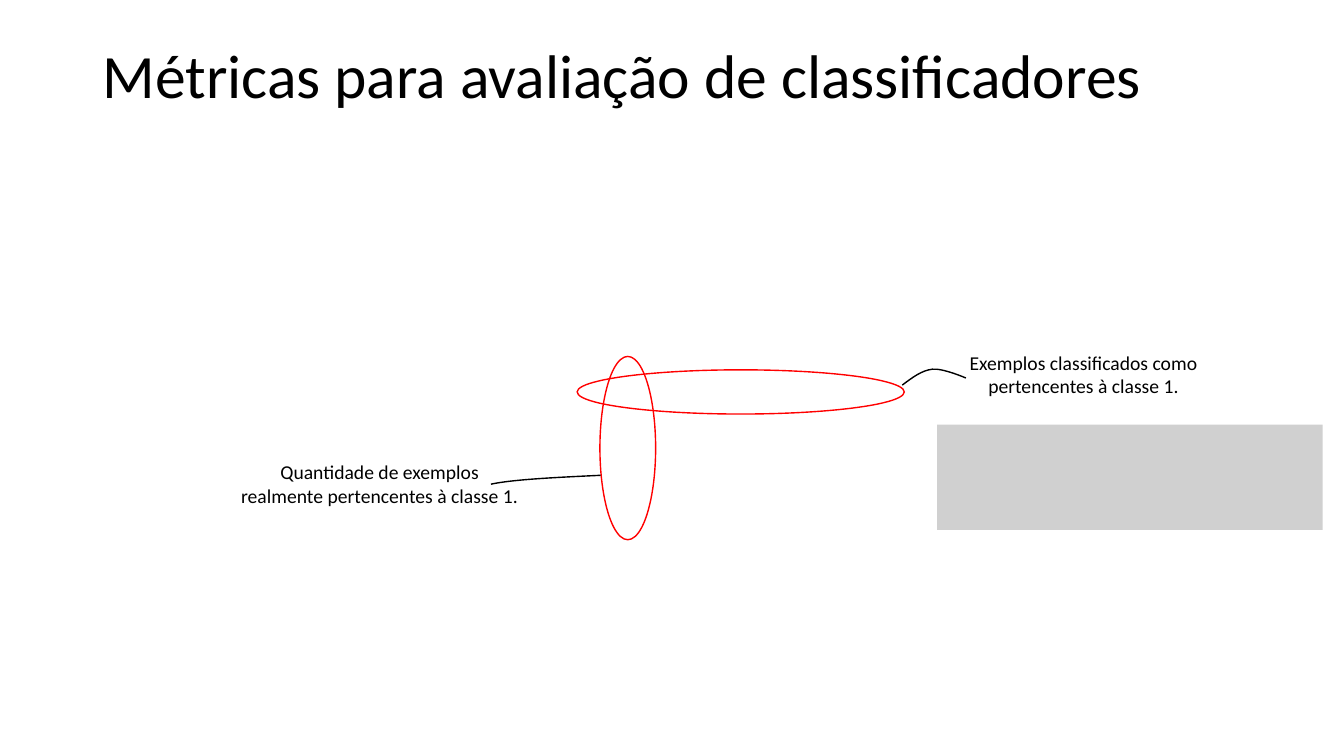
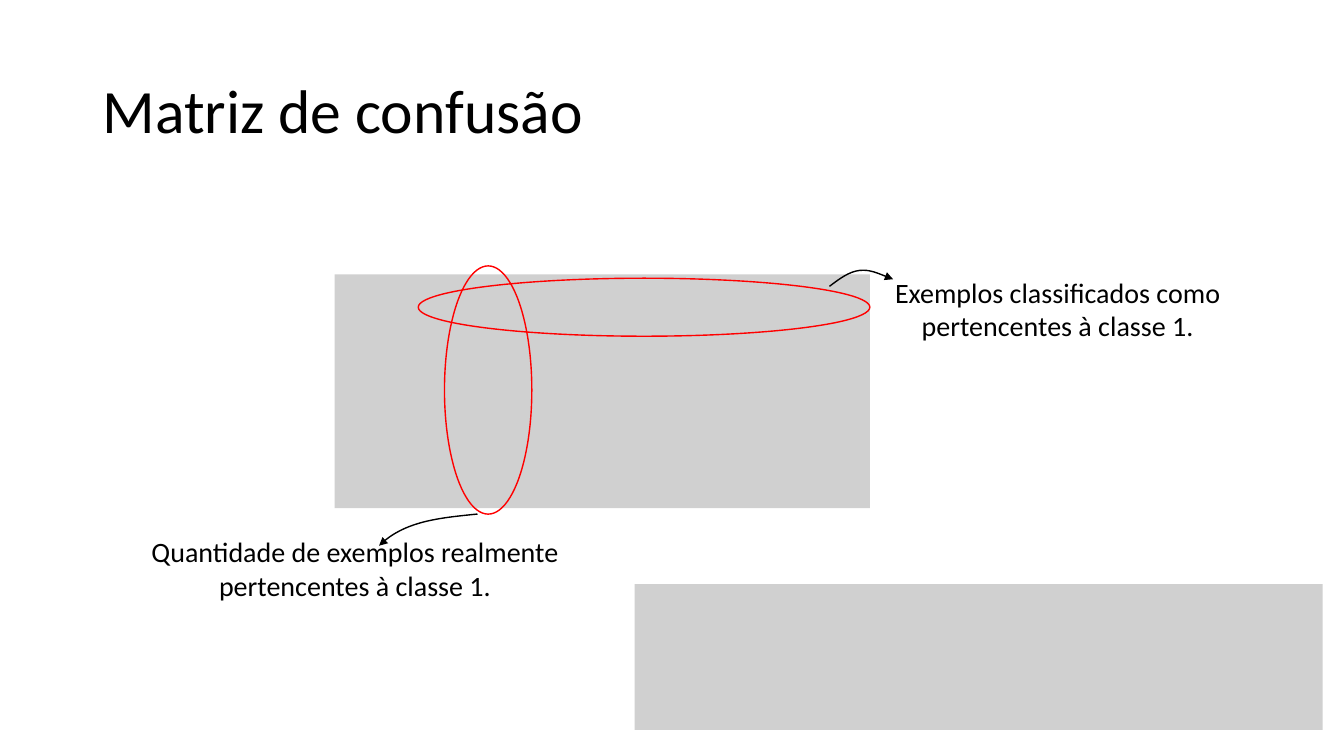
Before and after one commit to zz4fap/t320_aprendizado_de_maquina, a slide deck: slide 6 of slides/T320_Classificação (Parte V).pptx (slide 5 before the commit). Drawn at 1344x756 pixels with LibreOffice and Linux fonts; fonts in the diff are those of the drawing; grey boxes stand for pictures. Boxes give left, top, right and bottom in pixels: in the first picture for what was removed or moved away, otherwise in the second. Text is boxed around its words. In the diff, an @@ line names an element or a change of style, - is before the commit and + after.

Commit message:
update of slides

```diff
--- a/slides/T320_Classificação (Parte V).pptx
+++ b/slides/T320_Classificação (Parte V).pptx
@@ title at [102,90,582,134]: text changed @@
-Métricas para avaliação de classificadores
+Matriz de confusão
@@ ellipse: place and size @@
-ellipse at [600,356,656,540]
+ellipse at [444,267,532,515]
@@ picture added at [335,274,870,508] @@
@@ ellipse: place and size @@
-ellipse at [578,370,905,414]
+ellipse at [418,278,870,337]
@@ freeform shape: place and size @@
-freeform shape at [902,369,966,385]
+freeform shape at [830,270,893,286]
@@ text "Exemplos classificados como pertencentes à ...": place and size @@
-text "Exemplos classificados como pertencentes à ..." at [970,356,1198,396]
+text "Exemplos classificados como pertencentes à ..." at [895,283,1220,341]
@@ text "Exemplos classificados como pertencentes à ..." at [895,283,1220,341]: size 14 to 20 pt @@
@@ picture removed at [938,424,1323,529] @@
@@ freeform shape at [380,492,478,568]: rotation 0 to 14 degrees; outline redrawn @@
@@ text "Quantidade de exemplos realmente pertencentes ..." at [151,539,558,601]: size 14 to 20 pt @@
@@ text "Quantidade de exemplos realmente pertencentes ...": place and size @@
-text "Quantidade de exemplos realmente pertencentes ..." at [241,465,518,506]
+text "Quantidade de exemplos realmente pertencentes ..." at [151,539,558,601]
@@ picture added at [635,584,1324,730] @@
```
Also in this commit, not shown: 2 other slides changed, 13 slides added, 4 slides removed.
